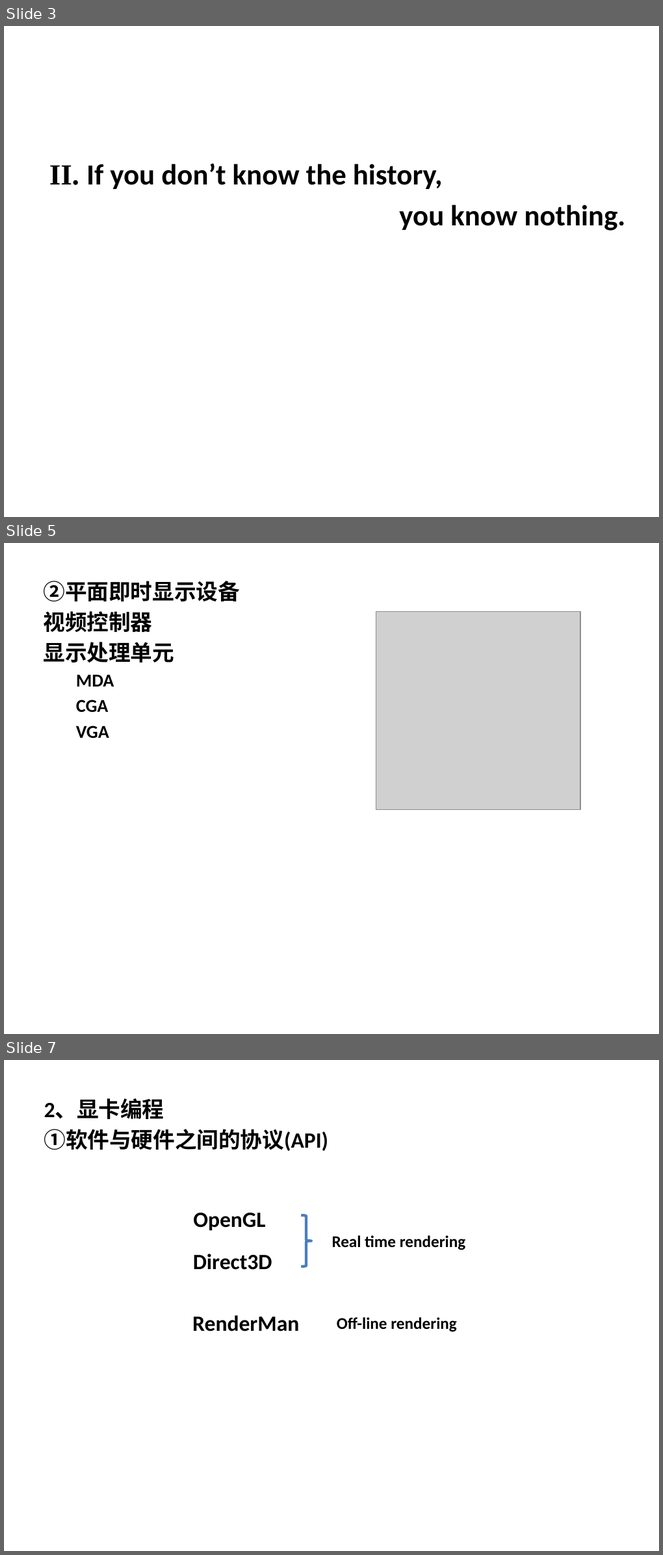
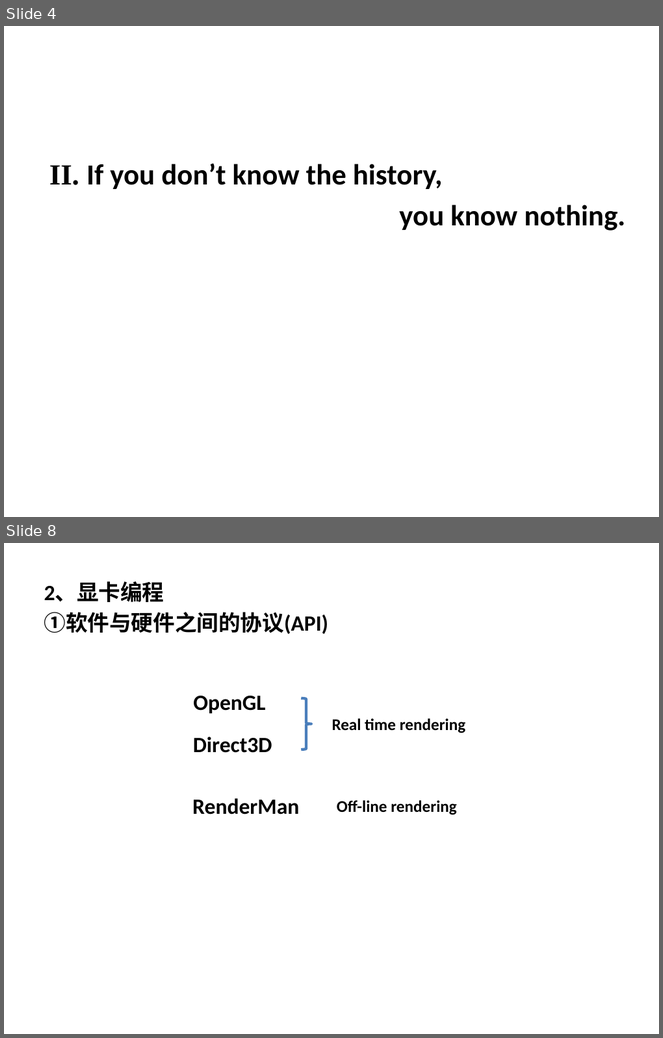
Before and after one commit to xiangaodielian/molehill-lab, a slide deck: notes/FFP.pptx. Shown one above the other, each under a label of ours: slides 3, 5 and 7 before the commit, slides 4 and 8 after it; the slides between them are not shown. The pictures are 663x1555 and 663x1038 pixels, drawn with LibreOffice and Linux fonts; fonts in the diff are those of the drawing; grey boxes stand for pictures; background and template pictures are left out. Boxes give left, top, right and bottom in pixels: in the first picture for what was removed or moved away, otherwise in the second. Text is boxed around its words. In the diff, an @@ line names an element or a change of style, - is before the commit and + after.

```diff
--- a/notes/FFP.pptx
+++ b/notes/FFP.pptx
@@ slide 5 removed at box(4, 543, 659, 1034), background picture (left out) @@
@@ text removed at box(43, 581, 239, 739) @@
-②平面即时显示设备
-视频控制器
-显示处理单元
-  MDA
-  CGA
-  VGA
@@ picture removed at box(376, 612, 581, 810) @@
@@ what was slide 3 is now slide 4 @@
@@ what was slide 7 is now slide 8 @@
```
Also in this commit, not shown: 6 slides changed, 4 slides added, 2 other slides removed.
